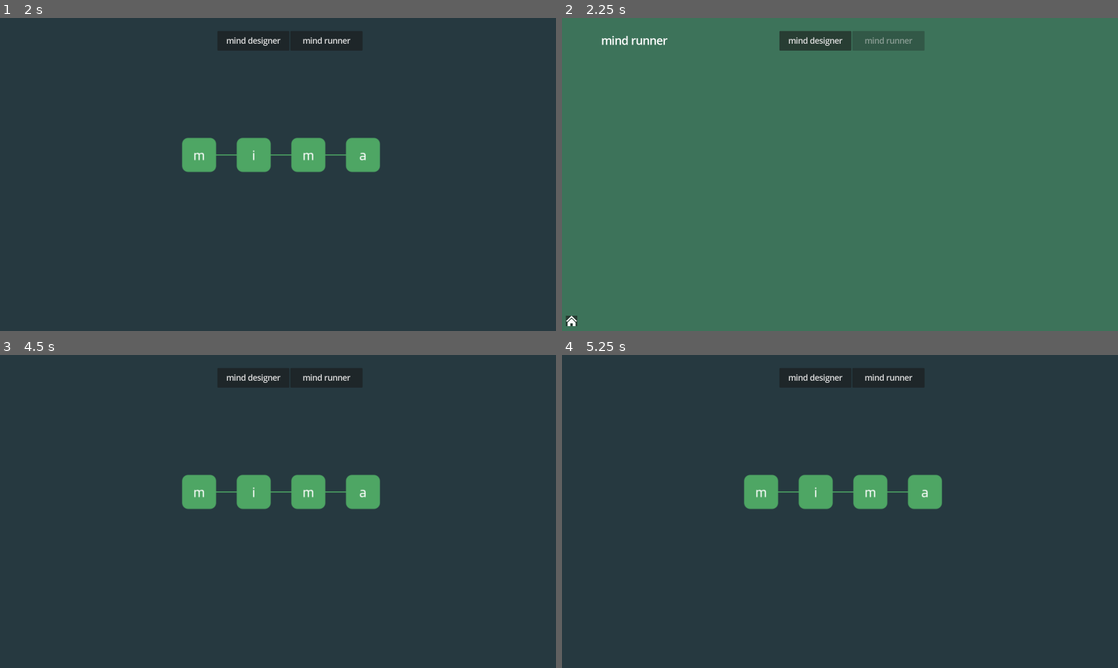
Above: before the commit, frames 1-4 (two rows, left to right).
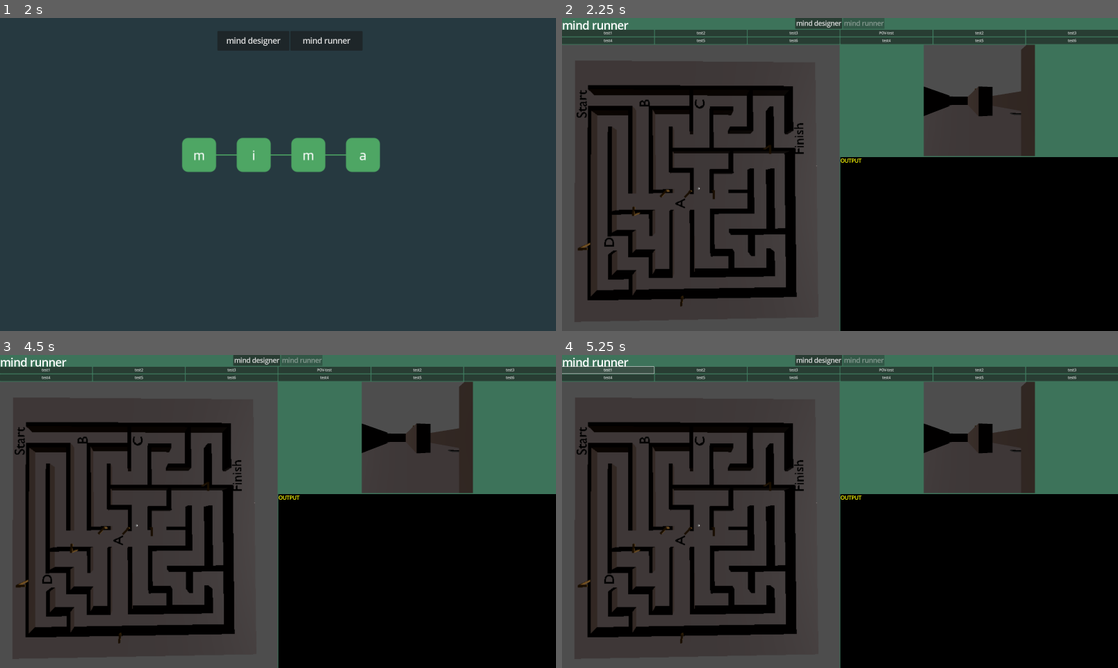
Above: after the commit, the same moments.

Repository: mimavox/mimaclient
Game: Godot game, scene res://screens/main.tscn
Same seed, same stepped clock (60 frames per second), same inputs: the game is played once before the commit and once after it.
Inputs (mouse positions are in pixels of both pictures, inside the frame that each line leads up to):
- Up to frame 1 (2 s): click "mind designer" at 0.5 s; click (11, 321) at 1.25 s
- Up to frame 2 (2.25 s): click "mind runner" at 2 s
- Up to frame 3 (4.5 s): click "mind designer" at 2.75 s; click "mind runner" at 3.5 s; click (11, 658) at 4.25 s
- Up to frame 4 (5.25 s): click (606, 370) at 5 s, where only the run after the commit has a clickable "test1"

Frame 1 is identical in both runs. In frame 2, 85% of the frame differs, in the area x 0-100%, y 0-100%; in frame 3, 80%; in frame 4, 80%.

Commit message:
implementing old project

Diff:
--- a/autoload/global.gd
+++ b/autoload/globals.gd
@@ -1,4 +1,11 @@
 extends Node
+
+var baseurl = ""
+var apiurl = ""
+
+func init():
+	baseurl = "http://localhost:8001"
+	apiurl = ""
 
 func graphedit_to_networkx(ge_json) -> String:
 	print(ge_json)
--- a/project.godot
+++ b/project.godot
@@ -17,12 +17,13 @@
 
 [autoload]
 
-Global="*res://autoload/global.gd"
+globals="*res://autoload/globals.gd"
 
 [display]
 
 window/size/viewport_width=2560
 window/size/viewport_height=1440
+window/size/mode=3
 
 [dotnet]
 
--- a/screens/designer/designer.gd
+++ b/screens/designer/designer.gd
@@ -51,8 +51,8 @@
 	# List:
 	var nodes = get_all_graph_nodes()
 	print(JSON.stringify(nodes))
-	print(Global.graphedit_to_networkx("graph"))
-	print(Global.networkx_to_graphedit("net"))
+	print(globals.graphedit_to_networkx("graph"))
+	print(globals.networkx_to_graphedit("net"))
 
 	var edges = graph.get_connection_list()
 	print(JSON.stringify(edges))
--- a/screens/main.gd
+++ b/screens/main.gd
@@ -1,4 +1,7 @@
 extends Control
+
+func _ready() -> void:
+	globals.init()
 
 func _on_btn_designer_pressed() -> void:
 	get_tree().change_scene_to_file("res://screens/designer/designer.tscn")
--- a/screens/runner/runner.tscn
+++ b/screens/runner/runner.tscn
@@ -1,7 +1,28 @@
-[gd_scene load_steps=3 format=3 uid="uid://cfsugsdmwpj54"]
+[gd_scene load_steps=12 format=3 uid="uid://cfsugsdmwpj54"]
 
 [ext_resource type="Script" uid="uid://djplvu578tsx7" path="res://screens/runner/runner.gd" id="1_bsjqw"]
 [ext_resource type="Texture2D" uid="uid://cvu1tv663cra3" path="res://assets/home.svg" id="2_k6sxx"]
+[ext_resource type="PackedScene" uid="uid://luni832m2b2a" path="res://assets/maze_runner.glb" id="3_7hnt0"]
+
+[sub_resource type="ViewportTexture" id="ViewportTexture_ojwkf"]
+viewport_path = NodePath("Simulation/ENV")
+
+[sub_resource type="ViewportTexture" id="ViewportTexture_7hnt0"]
+viewport_path = NodePath("Simulation/CharacterBody3D/POV")
+
+[sub_resource type="StyleBoxFlat" id="StyleBoxFlat_7hnt0"]
+bg_color = Color(0, 0, 0, 1)
+
+[sub_resource type="StyleBoxFlat" id="StyleBoxFlat_ojwkf"]
+bg_color = Color(0, 0, 0, 1)
+
+[sub_resource type="Environment" id="Environment_qc5un"]
+
+[sub_resource type="CapsuleShape3D" id="CapsuleShape3D_7hnt0"]
+
+[sub_resource type="CapsuleMesh" id="CapsuleMesh_ojwkf"]
+
+[sub_resource type="StandardMaterial3D" id="StandardMaterial3D_qc5un"]
 
 [node name="Runner" type="Control"]
 layout_mode = 3
@@ -17,44 +38,6 @@
 offset_right = 2560.0
 offset_bottom = 1440.0
 color = Color(0.23921569, 0.4509804, 0.3529412, 1)
-
-[node name="Label" type="Label" parent="Background"]
-layout_mode = 1
-anchors_preset = 1
-anchor_left = 1.0
-anchor_right = 1.0
-offset_left = -2380.0
-offset_top = 70.0
-offset_right = -2034.0
-offset_bottom = 139.79166
-grow_horizontal = 0
-theme_override_font_sizes/font_size = 50
-text = "mind runner"
-
-[node name="HBoxContainer" type="HBoxContainer" parent="Background"]
-layout_mode = 1
-anchors_preset = 5
-anchor_left = 0.5
-anchor_right = 0.5
-offset_left = -278.75
-offset_top = 60.0
-offset_right = 278.75
-offset_bottom = 135.0
-grow_horizontal = 2
-scale = Vector2(1.2, 1.2)
-
-[node name="btnDesigner" type="Button" parent="Background/HBoxContainer"]
-layout_mode = 2
-size_flags_horizontal = 3
-theme_override_font_sizes/font_size = 30
-text = "mind designer"
-
-[node name="btnRunner" type="Button" parent="Background/HBoxContainer"]
-layout_mode = 2
-size_flags_horizontal = 3
-theme_override_font_sizes/font_size = 30
-disabled = true
-text = "mind runner"
 
 [node name="btnHome" type="Button" parent="Background"]
 layout_mode = 1
@@ -70,5 +53,193 @@
 theme_override_font_sizes/font_size = 16
 icon = ExtResource("2_k6sxx")
 
-[connection signal="pressed" from="Background/HBoxContainer/btnDesigner" to="." method="_on_btn_designer_pressed"]
+[node name="VBoxContainer" type="VBoxContainer" parent="Background"]
+layout_mode = 1
+anchors_preset = 15
+anchor_right = 1.0
+anchor_bottom = 1.0
+grow_horizontal = 2
+grow_vertical = 2
+
+[node name="navigation" type="HBoxContainer" parent="Background/VBoxContainer"]
+layout_mode = 2
+size_flags_horizontal = 4
+
+[node name="btnDesigner" type="Button" parent="Background/VBoxContainer/navigation"]
+layout_mode = 2
+size_flags_horizontal = 3
+theme_override_font_sizes/font_size = 30
+text = "mind designer"
+
+[node name="btnRunner" type="Button" parent="Background/VBoxContainer/navigation"]
+layout_mode = 2
+size_flags_horizontal = 3
+theme_override_font_sizes/font_size = 30
+disabled = true
+text = "mind runner"
+
+[node name="content" type="HBoxContainer" parent="Background/VBoxContainer"]
+layout_mode = 2
+size_flags_vertical = 3
+
+[node name="environment" type="VBoxContainer" parent="Background/VBoxContainer/content"]
+layout_mode = 2
+size_flags_horizontal = 3
+
+[node name="envControls" type="GridContainer" parent="Background/VBoxContainer/content/environment"]
+layout_mode = 2
+columns = 3
+
+[node name="btn1" type="Button" parent="Background/VBoxContainer/content/environment/envControls"]
+layout_mode = 2
+size_flags_horizontal = 3
+size_flags_vertical = 3
+text = "test1"
+
+[node name="btn2" type="Button" parent="Background/VBoxContainer/content/environment/envControls"]
+layout_mode = 2
+size_flags_horizontal = 3
+size_flags_vertical = 3
+text = "test2"
+
+[node name="btn3" type="Button" parent="Background/VBoxContainer/content/environment/envControls"]
+layout_mode = 2
+size_flags_horizontal = 3
+size_flags_vertical = 3
+text = "test3"
+
+[node name="btn4" type="Button" parent="Background/VBoxContainer/content/environment/envControls"]
+layout_mode = 2
+size_flags_horizontal = 3
+size_flags_vertical = 3
+text = "test4"
+
+[node name="btn5" type="Button" parent="Background/VBoxContainer/content/environment/envControls"]
+layout_mode = 2
+size_flags_horizontal = 3
+size_flags_vertical = 3
+text = "test5"
+
+[node name="btn6" type="Button" parent="Background/VBoxContainer/content/environment/envControls"]
+layout_mode = 2
+size_flags_horizontal = 3
+size_flags_vertical = 3
+text = "test6"
+
+[node name="TextureRect" type="TextureRect" parent="Background/VBoxContainer/content/environment"]
+layout_mode = 2
+size_flags_vertical = 3
+texture = SubResource("ViewportTexture_ojwkf")
+
+[node name="agent" type="VBoxContainer" parent="Background/VBoxContainer/content"]
+layout_mode = 2
+size_flags_horizontal = 3
+
+[node name="agentControls" type="GridContainer" parent="Background/VBoxContainer/content/agent"]
+layout_mode = 2
+columns = 3
+
+[node name="btn1" type="Button" parent="Background/VBoxContainer/content/agent/agentControls"]
+layout_mode = 2
+size_flags_horizontal = 3
+size_flags_vertical = 3
+text = "POV-test"
+
+[node name="btn2" type="Button" parent="Background/VBoxContainer/content/agent/agentControls"]
+layout_mode = 2
+size_flags_horizontal = 3
+size_flags_vertical = 3
+text = "test2"
+
+[node name="btn3" type="Button" parent="Background/VBoxContainer/content/agent/agentControls"]
+layout_mode = 2
+size_flags_horizontal = 3
+size_flags_vertical = 3
+text = "test3"
+
+[node name="btn4" type="Button" parent="Background/VBoxContainer/content/agent/agentControls"]
+layout_mode = 2
+size_flags_horizontal = 3
+size_flags_vertical = 3
+text = "test4"
+
+[node name="btn5" type="Button" parent="Background/VBoxContainer/content/agent/agentControls"]
+layout_mode = 2
+size_flags_horizontal = 3
+size_flags_vertical = 3
+text = "test5"
+
+[node name="btn6" type="Button" parent="Background/VBoxContainer/content/agent/agentControls"]
+layout_mode = 2
+size_flags_horizontal = 3
+size_flags_vertical = 3
+text = "test6"
+
+[node name="VBoxContainer" type="VBoxContainer" parent="Background/VBoxContainer/content/agent"]
+layout_mode = 2
+size_flags_vertical = 3
+
+[node name="TextureRect" type="TextureRect" parent="Background/VBoxContainer/content/agent/VBoxContainer"]
+layout_mode = 2
+size_flags_horizontal = 4
+texture = SubResource("ViewportTexture_7hnt0")
+stretch_mode = 2
+
+[node name="agentOutput" type="RichTextLabel" parent="Background/VBoxContainer/content/agent/VBoxContainer"]
+layout_mode = 2
+size_flags_vertical = 3
+theme_override_colors/default_color = Color(1, 1, 0.019607844, 1)
+theme_override_font_sizes/normal_font_size = 24
+theme_override_styles/normal = SubResource("StyleBoxFlat_7hnt0")
+theme_override_styles/background = SubResource("StyleBoxFlat_ojwkf")
+text = "OUTPUT
+
+
+
+
+
+"
+fit_content = true
+
+[node name="Label" type="Label" parent="Background"]
+layout_mode = 1
+offset_right = 411.0
+offset_bottom = 69.791664
+theme_override_font_sizes/font_size = 50
+text = "mind runner"
+
+[node name="Simulation" type="Node3D" parent="."]
+
+[node name="WorldEnvironment" type="WorldEnvironment" parent="Simulation"]
+environment = SubResource("Environment_qc5un")
+
+[node name="DirectionalLight3D" type="DirectionalLight3D" parent="Simulation"]
+
+[node name="Maze Runner" parent="Simulation" instance=ExtResource("3_7hnt0")]
+transform = Transform3D(0.9995034, -0.00010480574, 0.031514782, 7.5028234e-05, 0.9999996, 0.00094663305, -0.031514883, -0.0009438044, 0.99950296, 0, -0.023761988, -0.10198152)
+
+[node name="ENV" type="SubViewport" parent="Simulation"]
+
+[node name="envCamera" type="Camera3D" parent="Simulation/ENV"]
+transform = Transform3D(0.026191514, 0.99960345, -0.010342697, 0.016208047, 0.00992025, 0.99981946, 0.9995256, -0.026354417, -0.015941793, -0.037751794, 6.4061446, 0)
+fov = 86.88929
+
+[node name="CharacterBody3D" type="CharacterBody3D" parent="Simulation"]
+transform = Transform3D(0.1, 0, 0, 0, 0.1, 0, 0, 0, 0.1, 0, 0.31815088, 0)
+
+[node name="CollisionShape3D" type="CollisionShape3D" parent="Simulation/CharacterBody3D"]
+shape = SubResource("CapsuleShape3D_7hnt0")
+
+[node name="MeshInstance3D" type="MeshInstance3D" parent="Simulation/CharacterBody3D/CollisionShape3D"]
+mesh = SubResource("CapsuleMesh_ojwkf")
+surface_material_override/0 = SubResource("StandardMaterial3D_qc5un")
+
+[node name="POV" type="SubViewport" parent="Simulation/CharacterBody3D"]
+
+[node name="Node3D" type="Node3D" parent="Simulation/CharacterBody3D/POV"]
+
+[node name="POVcamera" type="Camera3D" parent="Simulation/CharacterBody3D/POV/Node3D"]
+transform = Transform3D(0.17713623, 0, 0.98418635, 0, 1, 0, -0.98418635, 0, 0.17713623, 0, 0.3565868, 0)
+
 [connection signal="pressed" from="Background/btnHome" to="." method="_on_btn_home_pressed"]
+[connection signal="pressed" from="Background/VBoxContainer/navigation/btnDesigner" to="." method="_on_btn_designer_pressed"]
Binary file added: assets/maze_runner.glb
Not shown, added: assets/maze_runner.glb.import
Renamed: autoload/global.gd.uid -> autoload/globals.gd.uid
